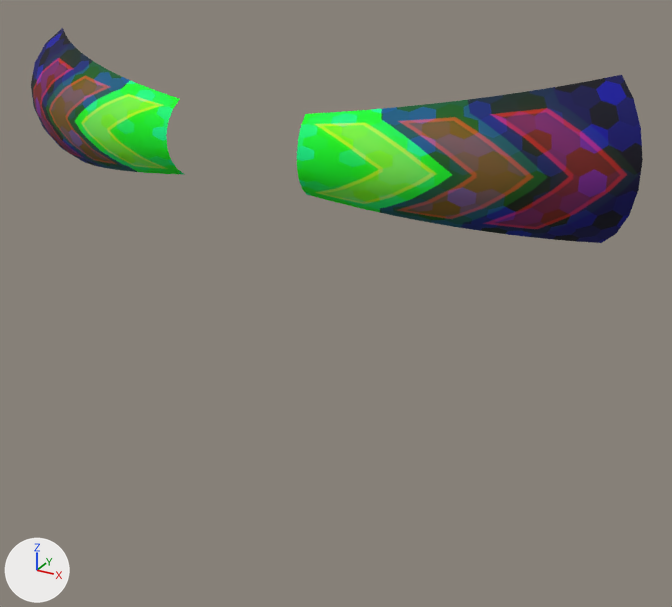
Two versions of the FBX model Assets/Art/Model/Char_Viv/FxMesh/Fx_Mesh_VivSkill_1.fbx, one commit apart.
Rendered twice from a camera (50 mm lens) standing at (1.64, -2.85, 1.88) and looking at (0.04, 0.04, 0.43). The lights are fixed; the arrows at lower left show +X, +Y and +Z. Where no turn or scale is listed for an object, it has been applied to the vertices.

In view in the first picture: 'Fx_Mesh_VivSkill_1'.
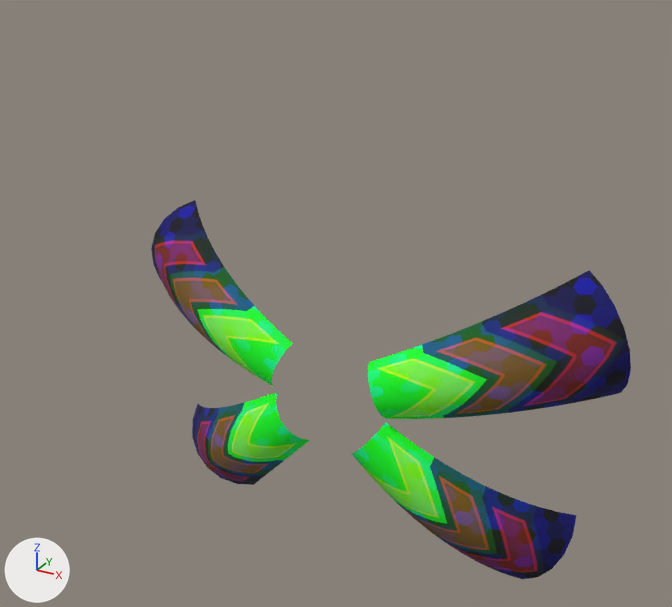
Location of each change, (x1, y1, x2, y2) in pixels of the pictures (672 x 607 px; the box of a moved part takes in the faces that stretch with it):
'Fx_Mesh_VivSkill_1', reshaped, moved (22% narrower, 76% taller)
    before: (31, 28, 643, 243)
    after: (151, 200, 631, 579)
part 1 of me_mesh, moved or reshaped
    before: (31, 28, 185, 175)
    after: (351, 422, 577, 579)
part 2 of me_mesh, moved or reshaped
    before: (297, 75, 643, 243)
    after: (368, 270, 631, 419)
part 3 of me_mesh, added
    after: (151, 200, 293, 386)
part 4 of me_mesh, added (green)
    after: (192, 392, 309, 485)

Diff of the bpy script that builds the scene:
```diff
--- a/Assets/Art/Model/Char_Viv/FxMesh/Fx_Mesh_VivSkill_1.fbx.py
+++ b/Assets/Art/Model/Char_Viv/FxMesh/Fx_Mesh_VivSkill_1.fbx.py
@@ me_mesh @@
 # used by ob_fx_mesh_vivskill_1; location = (0.0, -0.556, 1.16)
-me_mesh.from_pydata(...)  # 176 vertices, 140 faces; spans x -1.16..1.16, y 0.0..0.43, z -0.25..0.25
+me_mesh.from_pydata(...)  # 352 vertices, 280 faces; spans x -1.12..1.12, y 0.0..0.43, z -0.87..0.6
+# me_mesh part 1: the loose piece of 88 vertices spanning x -1.16..-0.23, y 0.0..0.43, z -0.25..0.25 is turned -140 degrees about the y axis through the mesh origin
+# me_mesh part 2: the loose piece of 88 vertices spanning x 0.23..1.16, y 0.0..0.43, z -0.25..0.25 is turned -20 degrees about the y axis through the mesh origin
+# me_mesh part 3: the loose piece of 88 vertices spanning x -1.16..-0.23, y 0.0..0.43, z -0.25..0.25 is copied, and the copy is turned 20 degrees about the y axis through the mesh origin; it spans x -1.12..-0.17, y 0.0..0.43, z -0.04..0.6
+# me_mesh part 4: a new loose piece of 88 vertices spanning x -0.97..-0.1, y 0.0..0.43, z -0.87..-0.05, in mat_fx_mask_1 (picture img_fx_mask_1_png)
 me_mesh.materials.append(mat_fx_mask_1)
@@ ob_fx_mesh_vivskill_1 @@
 ob_fx_mesh_vivskill_1 = bpy.data.objects.new('Fx_Mesh_VivSkill_1', me_mesh)
-ob_fx_mesh_vivskill_1.location = (0.0, -0.556, 1.16)
+ob_fx_mesh_vivskill_1.location = (0.0, 0.0, 0.0)
```
